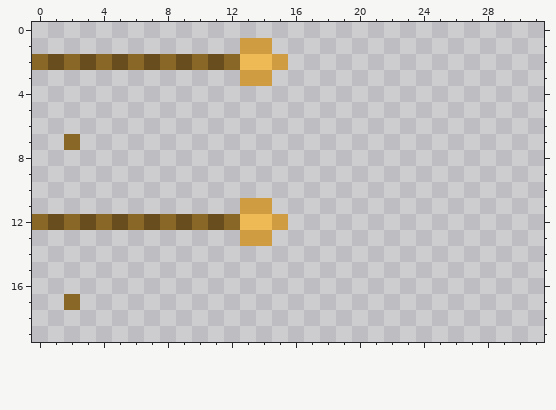
Two states of a pixel-art sprite, src/main/resources/assets/greece/models/spear.png. This is how it looked before the edit.
The file is 32x32 pixels. Shown: x 0..31, y 0..19.
The same view after the edit:
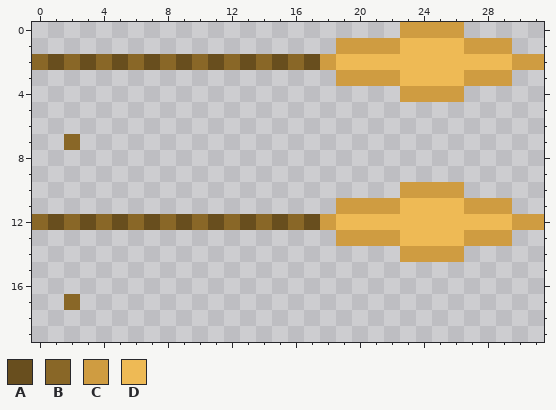
Palette (. is transparent): A #684e1e  B #896727  C #cf9c41  D #eeba55
Message: Finished rendering of spear with appropriate texture
Diff:
Changed rows in their new state; - is an unchanged pixel.
first column x 13:
 0 ----------CCCC-----
 1 ..----CCCCDDDDCCC--
 2 ABABACDDDDDDDDDDDCC
 3 ..----CCCCDDDDCCC--
 4 ----------CCCC-----
first column x 13:
10 ----------CCCC-----
11 ..----CCCCDDDDCCC--
12 ABABACDDDDDDDDDDDCC
13 ..----CCCCDDDDCCC--
14 ----------CCCC-----
Pixel boxes of the changes (left, top, right, bottom) in both pictures:
changed: (240, 22, 544, 102)
changed: (240, 182, 544, 262)
